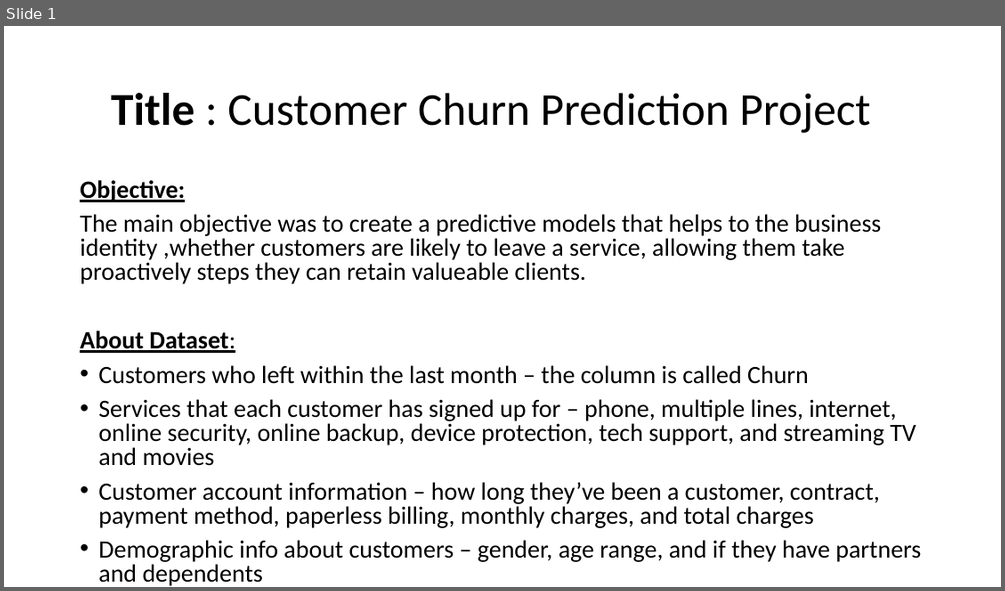
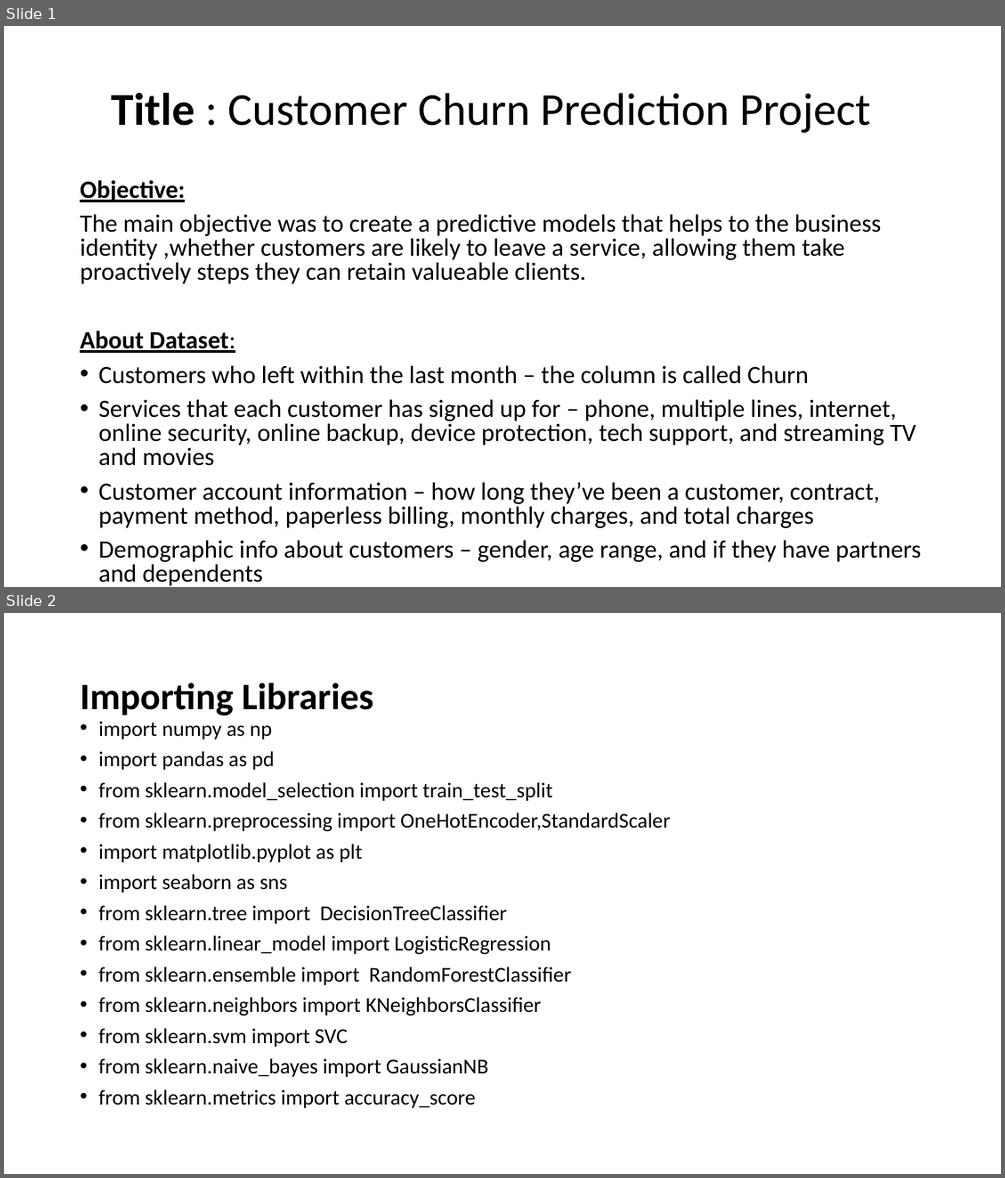
Before and after one commit to Jeevankranth/customer_churn_prediction_Hackthon, a slide deck: PPT_hackathon.pptx. Shown one above the other, each under a label of ours: slide 1 before the commit, slides 1 and 2 after it. The pictures are 1005x591 and 1005x1178 pixels, drawn with LibreOffice and Linux fonts; fonts in the diff are those of the drawing. Boxes give left, top, right and bottom in pixels: in the first picture for what was removed or moved away, otherwise in the second. Text is boxed around its words. In the diff, an @@ line names an element or a change of style, - is before the commit and + after.

```diff
--- a/PPT_hackathon.pptx
+++ b/PPT_hackathon.pptx
@@ slide 2 added at (4,613,1001,1174), background #FFFFFF @@
@@ title added at (80,682,373,715), 36 pt, text #000000, bold @@
+Importing Libraries
@@ text added at (98,721,670,1108), 20.4 pt, text #000000 @@
+• import numpy as np
+• import pandas as pd
+• from sklearn.model_selection import train_test_split
+• from sklearn.preprocessing import OneHotEncoder,StandardScaler
+• import matplotlib.pyplot as plt
+• import seaborn as sns
+• from sklearn.tree import DecisionTreeClassifier
+• from sklearn.linear_model import LogisticRegression
+• from sklearn.ensemble import RandomForestClassifier
+• from sklearn.neighbors import KNeighborsClassifier
+• from sklearn.svm import SVC
+• from sklearn.naive_bayes import GaussianNB
+• from sklearn.metrics import accuracy_score
```
Also in this commit, not shown: 1 other slide added.
